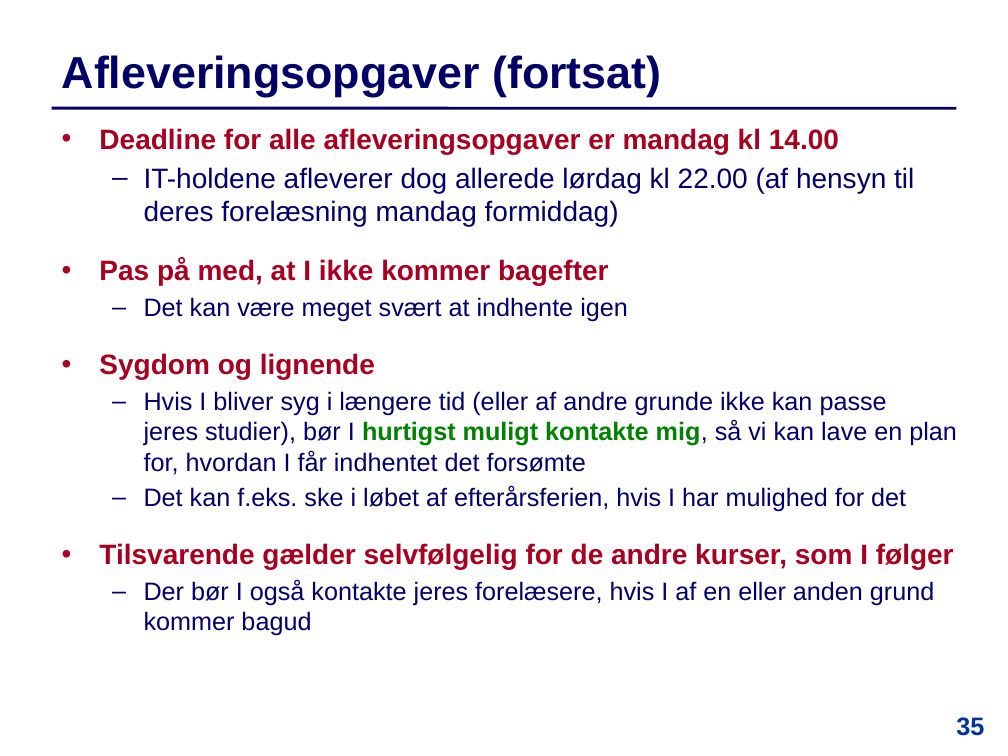
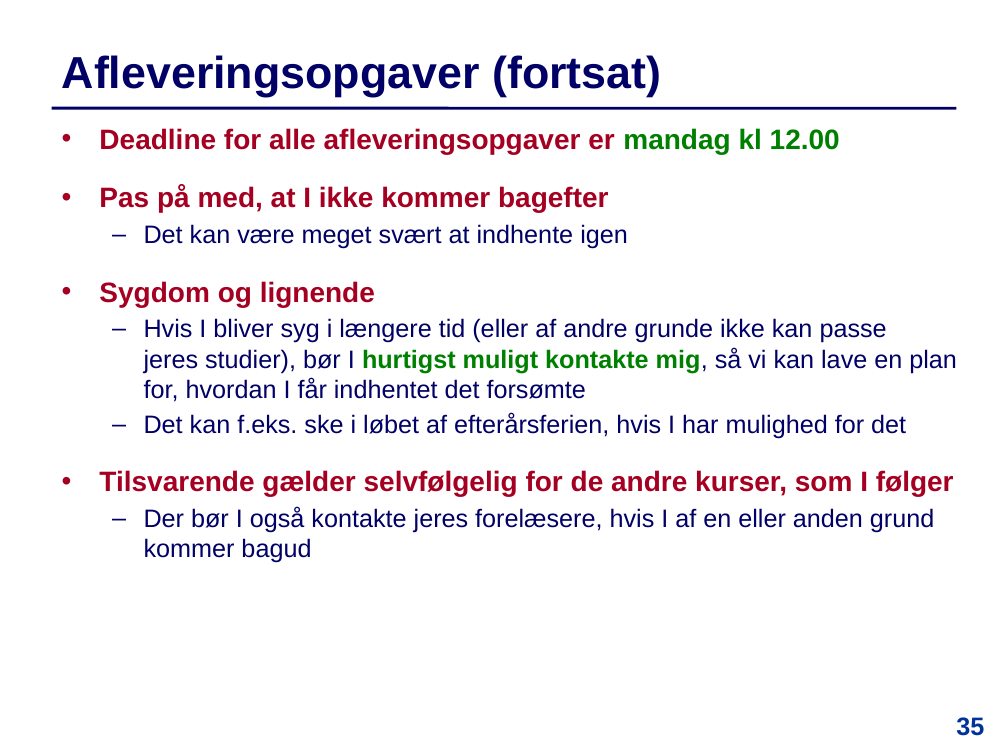
Before and after one commit to IntProgAU/Materiale, a slide deck: slide 35 of web/e22/uge_1a/Slides-Uge1-Mandag.pptx. Drawn at 1008x756 pixels with LibreOffice and Linux fonts; fonts in the diff are those of the drawing. Boxes give left, top, right and bottom in pixels: in the first picture for what was removed or moved away, otherwise in the second. Text is boxed around its words. In the diff, an @@ line names an element or a change of style, - is before the commit and + after.

```diff
--- a/web/e22/uge_1a/Slides-Uge1-Mandag.pptx
+++ b/web/e22/uge_1a/Slides-Uge1-Mandag.pptx
@@ text at (99, 128, 840, 154): text changed; text colour #000066 to #A50021; bold on @@
-  • Deadline for alle afleveringsopgaver er mandag kl 14.00
-  – IT-holdene afleverer dog allerede lørdag kl 22.00 (af hensyn til deres forelæsning mandag formiddag)
+  • Deadline for alle afleveringsopgaver er mandag kl 12.00
```
Also in this commit, not shown: 13 other slides changed, 3 slides removed, 19 other files.
